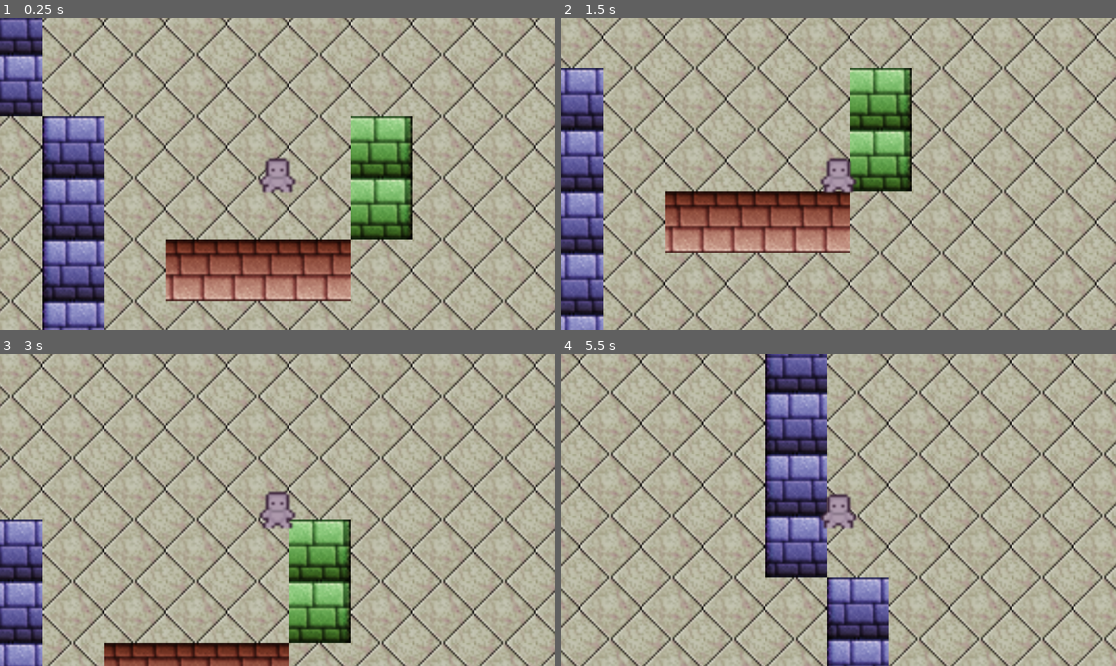
Above: before the commit, frames 1-4 (two rows, left to right).
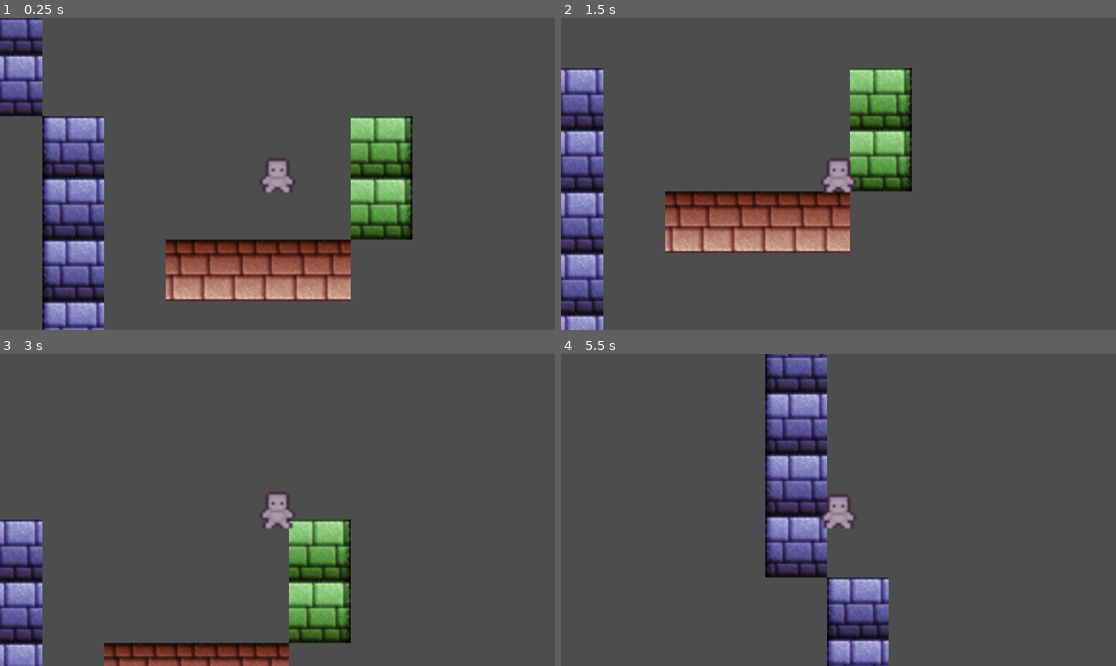
Above: after the commit, the same moments.

Repository: Collisteru/bytelux
Game: Godot game, scene res://test_map.tscn
Same seed, same stepped clock (60 frames per second), same inputs: the game is played once before the commit and once after it. The project has no main scene, so this scene is started directly.
Inputs:
- Up to frame 1 (0.25 s): no input
- Up to frame 2 (1.5 s): tap Enter at 0.5 s; hold Right (ui_right) 0.53-1.28 s; tap 1 at 0.6 s; tap Space at 1.25 s; hold Down (ui_down) from 1.28 s (still down); tap 2 at 1.35 s
- Up to frame 3 (3 s): tap Enter at 2 s; release Down (ui_down) at 2.03 s; hold Right (ui_right) 2.03-2.78 s; tap 3 at 2.1 s; tap Space at 2.75 s; hold Up (ui_up) from 2.78 s (still down); tap 1 at 2.85 s
- Up to frame 4 (5.5 s): release Up (ui_up) at 3.53 s; hold Left (ui_left) 3.53-5.03 s; tap 2 at 3.6 s; tap 3 at 4.35 s; tap Enter at 5 s; hold Down (ui_down) from 5.03 s (still down); tap 1 at 5.1 s

The runs differ from the first frame. In frame 1, 76% of the frame differs, in the area x 0-100%, y 0-100%; in frame 2, 80%; in frame 3, 86%; in frame 4, 86%.

Commit message:
update tile map

Diff:
--- a/test_map.tscn
+++ b/test_map.tscn
@@ -1,25 +1,7 @@
-[gd_scene load_steps=6 format=4 uid="uid://b2nrhqlr15506"]
+[gd_scene load_steps=5 format=4 uid="uid://b2nrhqlr15506"]
 
 [ext_resource type="Texture2D" uid="uid://chbm4aqefqbci" path="res://assets/test_walls.png" id="1_jh8a6"]
 [ext_resource type="PackedScene" uid="uid://eprmypdm2vqh" path="res://entities/test_player/test_player.tscn" id="2_5tbwc"]
-
-[sub_resource type="GDScript" id="GDScript_kvj1q"]
-script/source = "extends Node2D
-
-var tile_map : TileMap
-
-# Called when the node enters the scene tree for the first time.
-func _ready() -> void:
-	self.tile_map = get_parent() as TileMap
-
-func _set_autotile(x:int, y: int) -> void:
-	pass
-
-
-# Called every frame. 'delta' is the elapsed time since the previous frame.
-func _process(delta: float) -> void:
-	pass
-"
 
 [sub_resource type="TileSetAtlasSource" id="TileSetAtlasSource_a4er6"]
 texture = ExtResource("1_jh8a6")
@@ -315,9 +297,9 @@
 sources/0 = SubResource("TileSetAtlasSource_a4er6")
 
 [node name="scene" type="Node2D"]
-script = SubResource("GDScript_kvj1q")
 
 [node name="Floor" type="TileMapLayer" parent="."]
+visible = false
 use_parent_material = true
 tile_map_data = PackedByteArray("AAD6/wIAAAANAAIAAAD7/wIAAAANAAIAAAD8/wEAAAANAAIAAAD9/wEAAAANAAIAAAD+/wAAAAANAAIAAAD//w …(36208 unchanged characters)…
 tile_set = SubResource("TileSet_lavsq")
